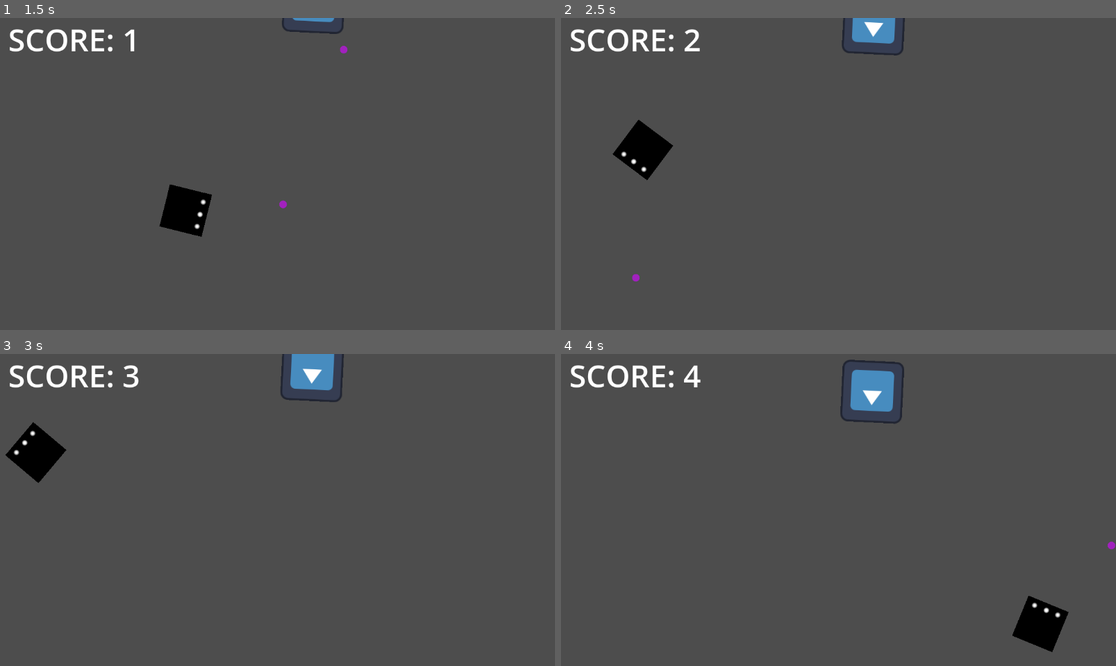
Above: before the commit, frames 1-4 (two rows, left to right).
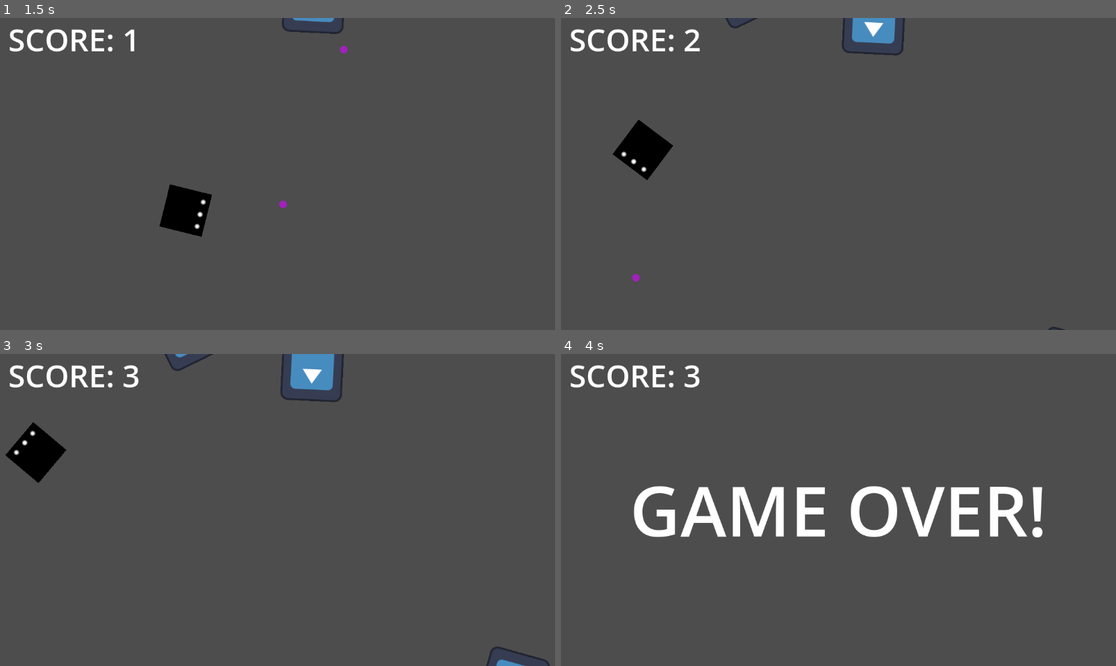
Above: after the commit, the same moments.

Repository: WickerBaskett/das-teroids
Game: Godot game, scene res://scenes/main_level.tscn
Two runs of this game, one before a commit and one after it. Both use one fixed random seed, a clock stepped at 60 frames per second and the inputs below. The engine's default icon, where the game draws it, is replaced by a stand-in: a white triangle on a blue panel in a dark square.
Inputs:
- Up to frame 1 (1.5 s): tap Enter at 0.5 s; hold Right (ui_right) 0.53-1.28 s; hold Space (fire) 0.53-1.28 s; hold Down (ui_down) from 1.28 s (still down); tap Space (fire) at 1.35 s
- Up to frame 2 (2.5 s): release Down (ui_down) at 2.03 s; hold Right (ui_right) from 2.03 s (still down); hold Space (fire) from 2.03 s (still down)
- Up to frame 3 (3 s): release Right (ui_right) at 2.78 s; release Space (fire) at 2.78 s; hold Up (ui_up) from 2.78 s (still down); tap Space (fire) at 2.85 s
- Up to frame 4 (4 s): release Up (ui_up) at 3.53 s; hold Left (ui_left) from 3.53 s (still down); hold Space (fire) from 3.53 s (still down)

Frame 1 is identical in both runs. In frame 2, less than 0.1% of the frame differs, in the area x 29-91%, y 0-100%; in frame 3, 0.3%; in frame 4, 7.5%, in the area x 13-100%, y 1-96%.

Commit message:
Spawning now works through the state machine, difficulty scaling is not implemented

Diff:
--- a/das-teroids/scenes/asteroid_spawner.tscn
+++ b/das-teroids/scenes/asteroid_spawner.tscn
@@ -3,7 +3,7 @@
 [ext_resource type="Script" uid="uid://p5yknyxamdw1" path="res://scripts/asteroid_spawner/asteroid_spawner.gd" id="1_l5w2k"]
 [ext_resource type="Script" uid="uid://gf17h7liqpxg" path="res://scripts/asteroid_spawner/state_machine.gd" id="2_yafkd"]
 [ext_resource type="Script" uid="uid://nn3bo8kcne6g" path="res://scripts/asteroid_spawner/states/spawning.gd" id="3_ju0s6"]
-[ext_resource type="Script" uid="uid://3q4dlwpttwl1" path="res://scripts/asteroid_spawner/states/waiting.gd" id="4_2a0l6"]
+[ext_resource type="Script" uid="uid://3q4dlwpttwl1" path="res://scripts/asteroid_spawner/states/idle.gd" id="4_2a0l6"]
 
 [node name="AsteroidSpawner" type="Node2D"]
 script = ExtResource("1_l5w2k")
@@ -23,9 +23,9 @@
 [node name="Spawning" type="Node" parent="StateMachine"]
 script = ExtResource("3_ju0s6")
 
-[node name="Waiting" type="Node" parent="StateMachine"]
+[node name="Idle" type="Node" parent="StateMachine"]
 script = ExtResource("4_2a0l6")
-wait_time = null
+spawn_time = 1.0
 
 [connection signal="timeout" from="SpawnTimer" to="." method="_on_timer_timeout"]
 [connection signal="timeout" from="BumpDifficutly" to="." method="_on_bump_difficutly_timeout"]
--- a/das-teroids/scripts/asteroid_spawner/state_machine.gd
+++ b/das-teroids/scripts/asteroid_spawner/state_machine.gd
@@ -13,25 +13,26 @@
 	for child in get_children():
 		if child is State:
 			states[child.name.to_lower()] = child
-			child.connect("transitioned", on_transition)
-
+			child.connect("transition", on_transition)
 
 	if initial_state:
+		current_state = initial_state
 		initial_state.enter()
-		current_state = initial_state
 
 
 # Called every frame. 'delta' is the elapsed time since the previous frame.
-func _process(_delta: float) -> void:
+func _process(delta: float) -> void:
 	if current_state:
-		current_state.process_update()
+		current_state.process_update(delta)
 
-func _physics_process(_delta: float) -> void:
+func _physics_process(delta: float) -> void:
 	if current_state:
-		current_state.physics_update()
+		current_state.physics_update(delta)
 
 func on_transition(state, new_state_name) -> void:
+	print("Recieved transition to: " + new_state_name)
 	if state != current_state:
+		print("State: " + str(state)+ "  does not match current state: " + str(current_state))
 		return
 
 	var new_state = states[new_state_name.to_lower()]
@@ -41,6 +42,7 @@
 	if current_state:
 		current_state.exit()
 
+	current_state = new_state
+
 	new_state.enter()
-
-	current_state = new_state
+	print("Current State: " + str(current_state) + "   New State: " + str(new_state))
--- /dev/null
+++ b/das-teroids/scripts/asteroid_spawner/states/idle.gd
@@ -0,0 +1,21 @@
+extends State
+
+@onready var asteroid_spawner: Node2D = $"../.."
+@export var spawn_time: float
+var elapsed: float
+
+func enter() -> void:
+	print("Entered idle")
+	elapsed = spawn_time
+
+func exit() -> void:
+	pass
+
+func physics_update(delta: float) -> void:
+	pass
+
+func process_update(delta: float) -> void:
+	if elapsed < 0:
+		emit_signal("transition", self, "spawning")
+		return
+	elapsed -= delta
--- a/das-teroids/scripts/asteroid_spawner/states/spawning.gd
+++ b/das-teroids/scripts/asteroid_spawner/states/spawning.gd
@@ -49,11 +49,13 @@
 	# asteroid spawner but it feels a little weird
 	add_child(instance)
 
+	emit_signal("transition", self, "idle")
+
 func exit() -> void:
 	pass
 
-func physics_update() -> void:
+func physics_update(_delta) -> void:
 	pass
 
-func process_update() -> void:
+func process_update(_delta) -> void:
 	pass
--- a/das-teroids/scripts/main_level.gd
+++ b/das-teroids/scripts/main_level.gd
@@ -24,12 +24,10 @@
 
 
 func _on_viewport_size_change() -> void:
-	print("Resizing valid space")
 	var view_rect = valid_space.get_viewport_rect()
 	valid_space.shape.size = view_rect.size
 	valid_space.position = view_rect.size / 2
 
 
 func _on_valid_space_area_exited(area: Area2D) -> void:
-	print("Deleting area: " + str(area))
 	area.call_deferred("queue_free")
--- a/das-teroids/scripts/state.gd
+++ b/das-teroids/scripts/state.gd
@@ -3,7 +3,7 @@
 # This implementation is based heavily on work done in this video:
 #       https://www.youtube.com/watch?v=ow_Lum-Agbs
 
-signal transition(new, old)
+signal transition(state, new_state_name)
 
 func enter() -> void:
 	pass
@@ -11,8 +11,8 @@
 func exit() -> void:
 	pass
 
-func physics_update() -> void:
+func physics_update(delta: float) -> void:
 	pass
 
-func process_update() -> void:
+func process_update(delta: float) -> void:
 	pass
Not shown, added: das-teroids/scripts/asteroid_spawner/states/idle.gd.uid
